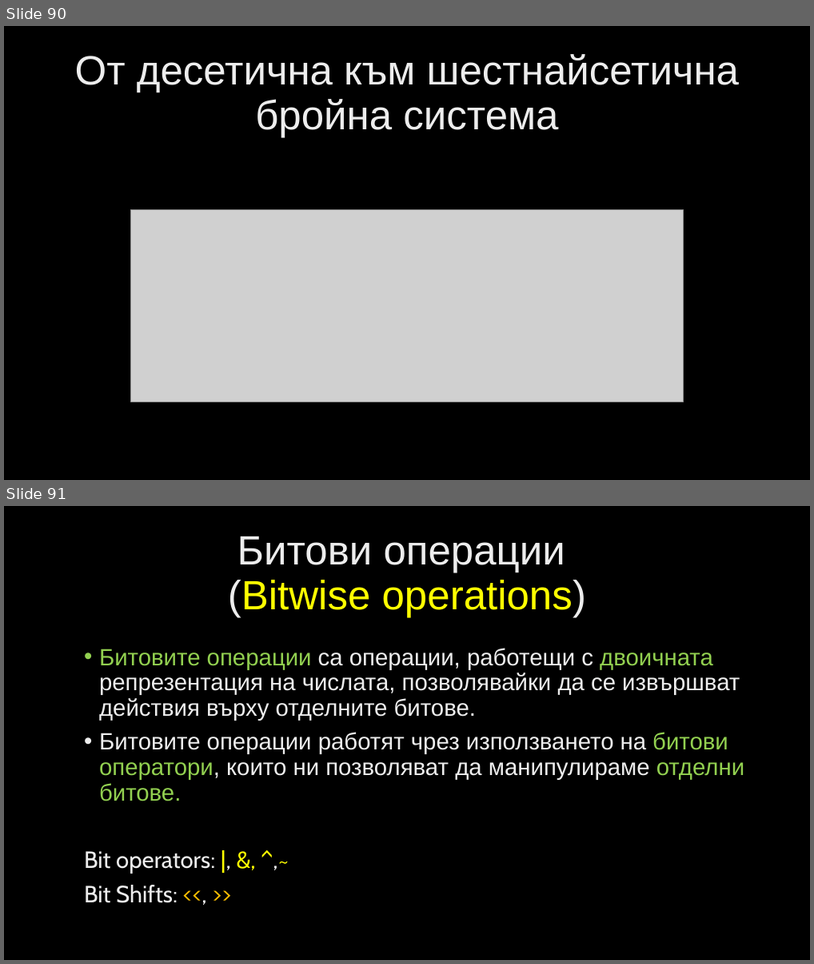
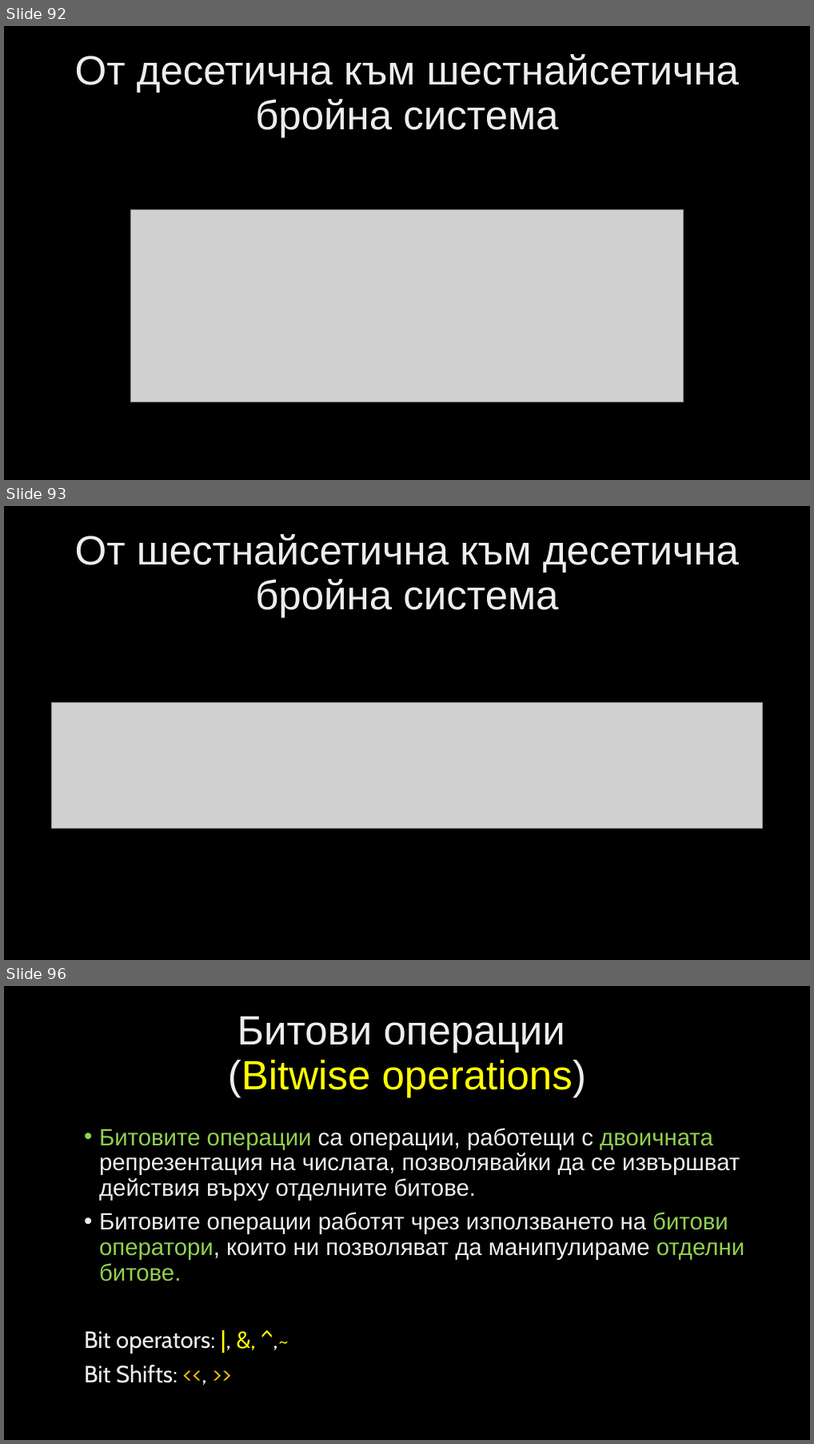
Before and after one commit to velizar92/CSharp-Programming-Presentations, a slide deck: C# Intermediate.pptx. Shown one above the other, each under a label of ours: slides 90 and 91 before the commit, slides 92, 93 and 96 after it; the slides between them are not shown. The pictures are 814x964 and 814x1444 pixels, drawn with LibreOffice and Linux fonts; fonts in the diff are those of the drawing; grey boxes stand for pictures; background and template pictures are left out. Boxes give left, top, right and bottom in pixels: in the first picture for what was removed or moved away, otherwise in the second. Text is boxed around its words. In the diff, an @@ line names an element or a change of style, - is before the commit and + after.

```diff
--- a/C# Intermediate.pptx
+++ b/C# Intermediate.pptx
@@ slide 93 added at [4,506,810,960], background picture (left out) @@
@@ title added at [75,534,739,617], 48.6 pt, text gradient #BFBFBF to #EDEDED to #FFFFFF @@
+От шестнайсетична към десетична бройна система
@@ picture added at [52,703,763,828] @@
@@ what was slide 90 is now slide 92 @@
@@ what was slide 91 is now slide 96 @@
```
Also in this commit, not shown: 3 slides changed, 5 other slides added.
